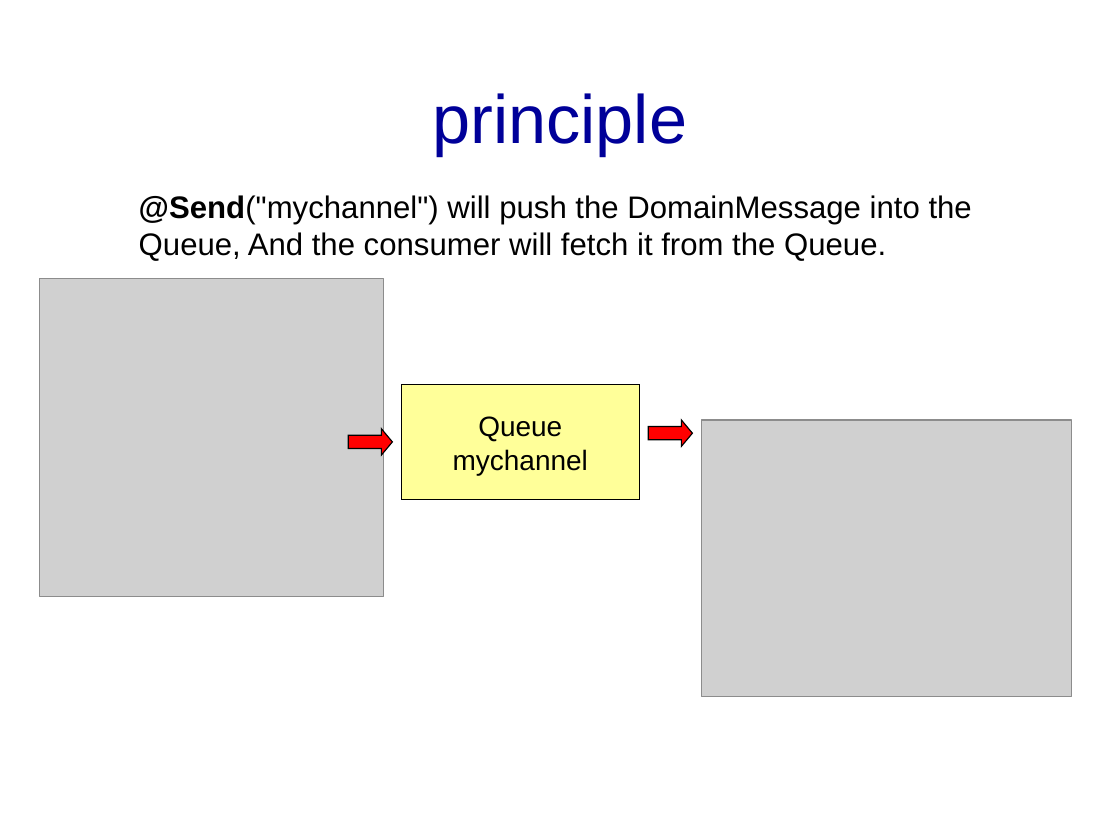
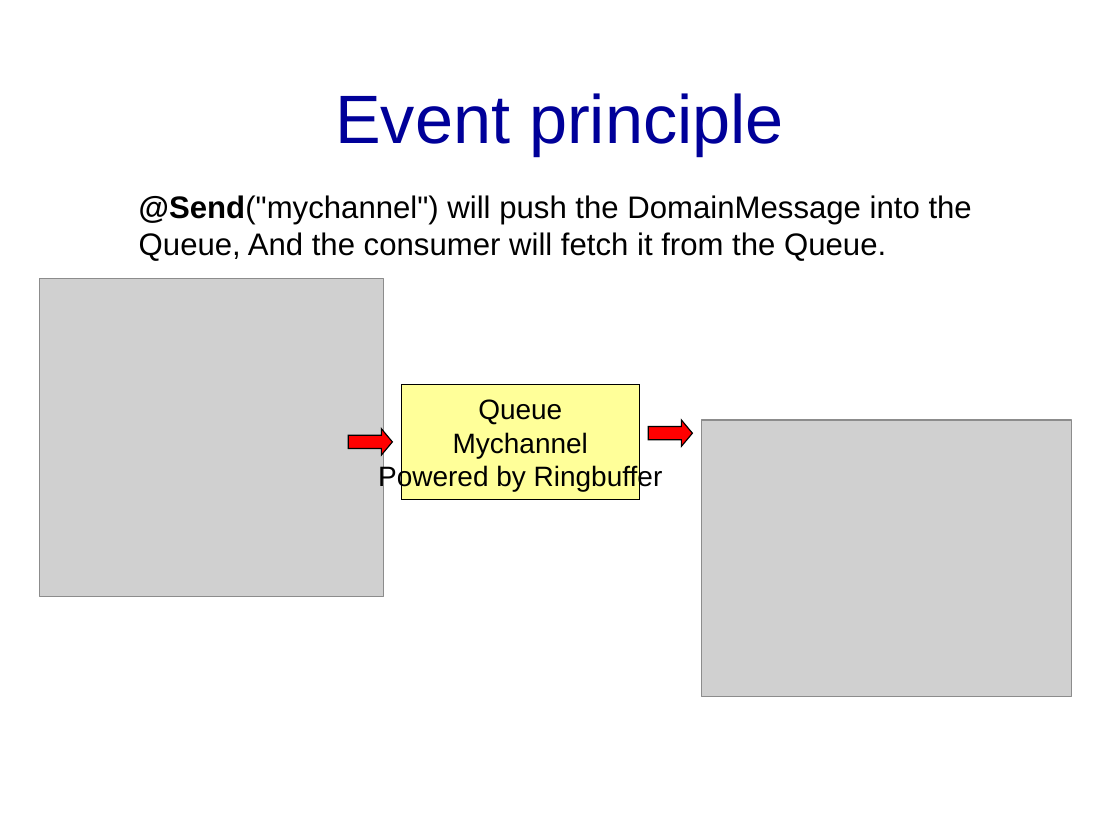
Before and after one commit to banq/jdonframework, a slide deck: slide 22 of doc/english/JdonFramework.ppt (slide 21 before the commit). Drawn at 1120x840 pixels with LibreOffice and Linux fonts; fonts in the diff are those of the drawing; grey boxes stand for pictures; background and template pictures are left out. Boxes give left, top, right and bottom in pixels: in the first picture for what was removed or moved away, otherwise in the second. Text is boxed around its words. In the diff, an @@ line names an element or a change of style, - is before the commit and + after.

```diff
--- a/doc/english/JdonFramework.ppt
+++ b/doc/english/JdonFramework.ppt
@@ title at box(335, 93, 784, 156): text changed @@
-principle
+Event principle
@@ text in rectangle at box(378, 432, 663, 492): text changed @@
-mychannel
+Mychannel
+Powered by Ringbuffer
```
Also in this commit, not shown: 22 other slides changed, 8 slides added, 17 slides removed, 2 other files.
